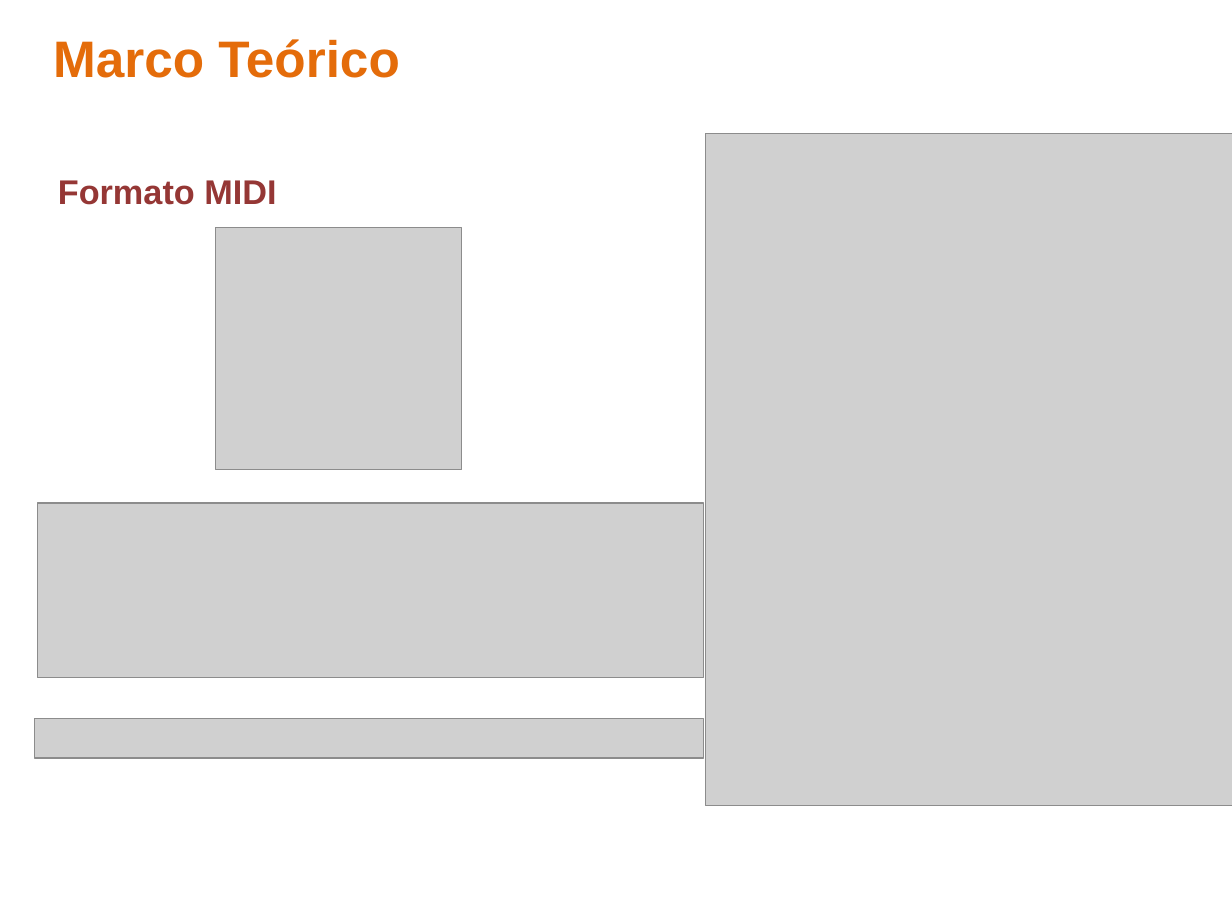
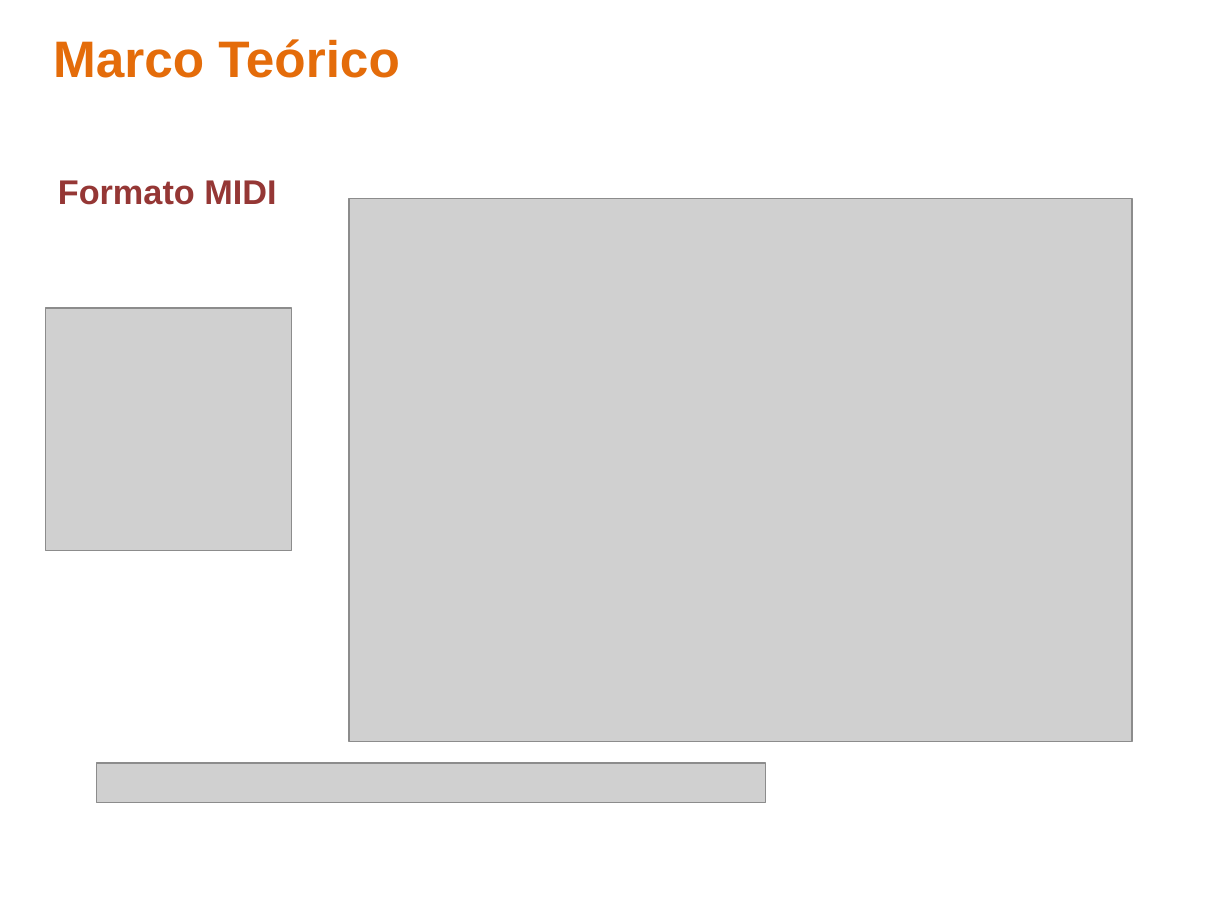
Before and after one commit to ealn/Tesis, a slide deck: slide 12 of documentos/Presentacion.pptx (slide 10 before the commit). Drawn at 1232x924 pixels with LibreOffice and Linux fonts; fonts in the diff are those of the drawing; grey boxes stand for pictures; background and template pictures are left out. Boxes give left, top, right and bottom in pixels: in the first picture for what was removed or moved away, otherwise in the second. Text is boxed around its words. In the diff, an @@ line names an element or a change of style, - is before the commit and + after.

```diff
--- a/documentos/Presentacion.pptx
+++ b/documentos/Presentacion.pptx
@@ picture removed at box(706, 133, 1232, 806) @@
@@ picture added at box(349, 198, 1132, 742) @@
@@ picture: place and size @@
-picture at box(216, 228, 462, 471)
+picture at box(46, 308, 292, 551)
@@ picture removed at box(37, 503, 703, 678) @@
@@ picture: place and size @@
-picture at box(34, 718, 703, 758)
+picture at box(96, 763, 765, 802)
```
Also in this commit, not shown: 10 other slides changed, 4 slides added, 1 other file.
